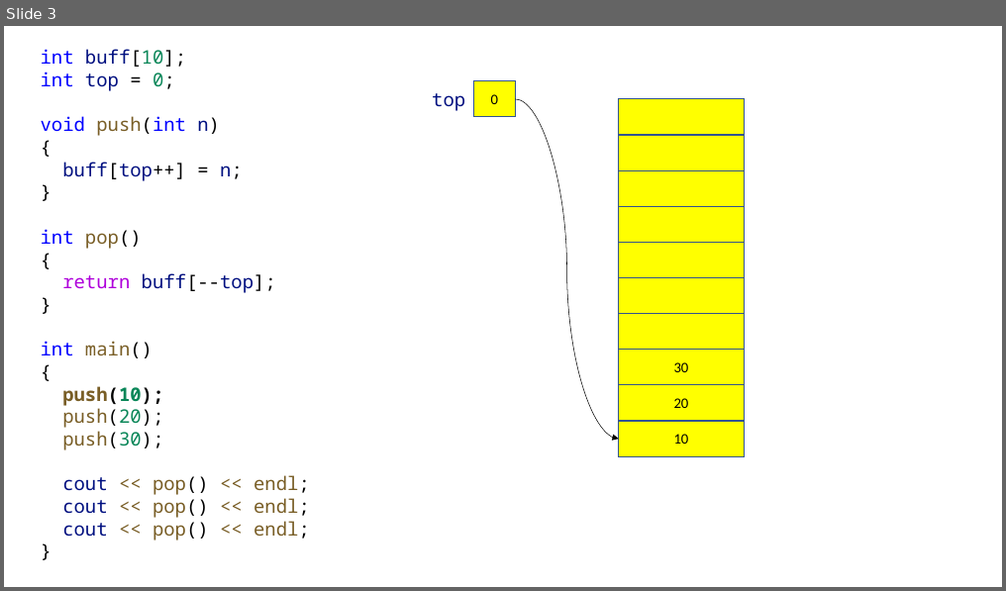
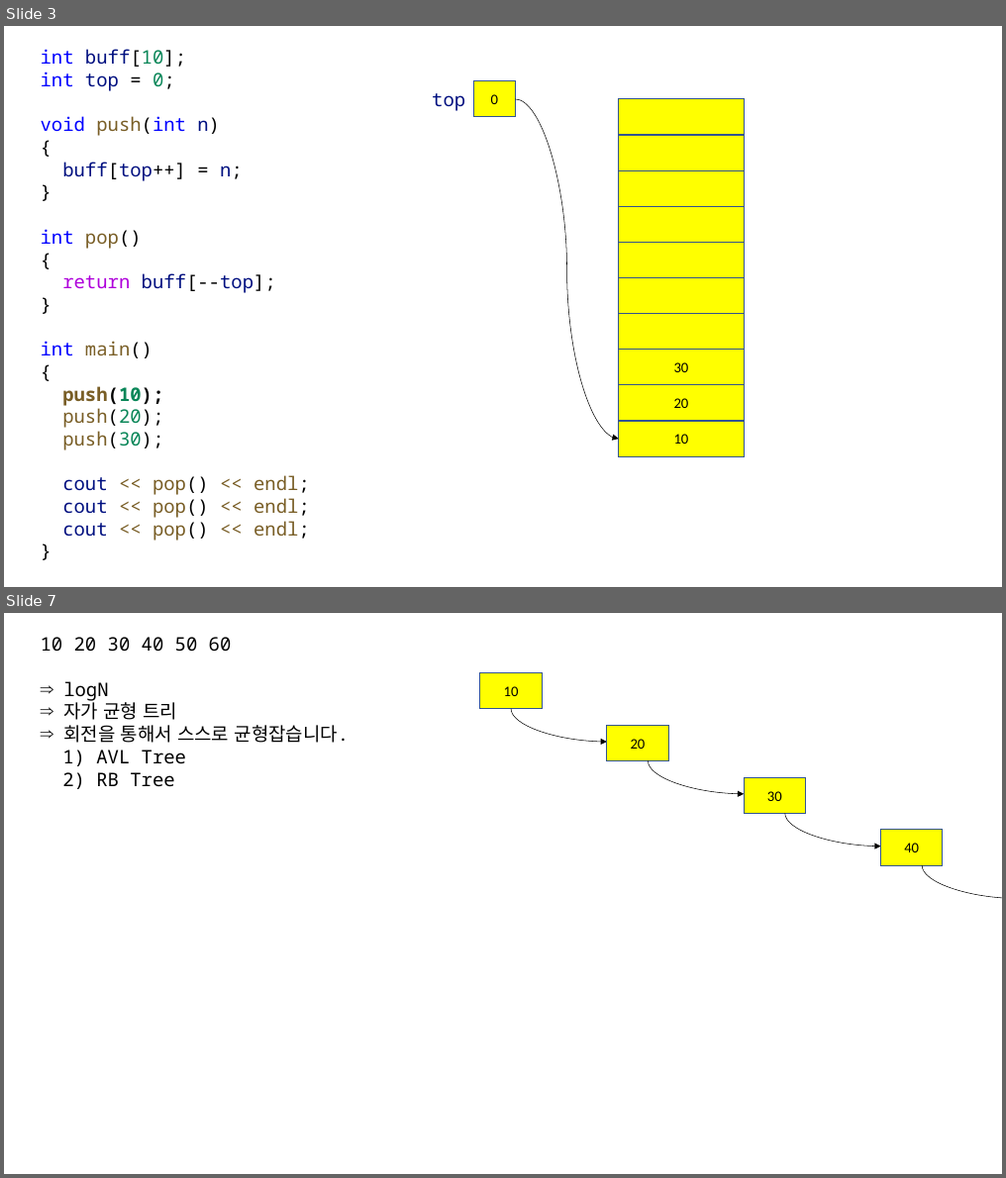
Before and after one commit to yoondev-classroom/hyundai_220510, a slide deck: cpp/220517.pptx. Shown one above the other, each under a label of ours: slide 3 before the commit, slides 3 and 7 after it; the slides between them are not shown. The pictures are 1006x591 and 1006x1178 pixels, drawn with LibreOffice and Linux fonts; fonts in the diff are those of the drawing. Boxes give left, top, right and bottom in pixels: in the first picture for what was removed or moved away, otherwise in the second. Text is boxed around its words. In the diff, an @@ line names an element or a change of style, - is before the commit and + after.

```diff
--- a/cpp/220517.pptx
+++ b/cpp/220517.pptx
@@ slide 7 added at (x1=4, y1=613, x2=1002, y2=1174), background #FFFFFF @@
@@ text added at (x1=41, y1=637, x2=350, y2=789), 18 pt, text #000000 @@
+10 20 30 40 50 60
+⇒ logN
+⇒ 자가 균형 트리
+⇒ 회전을 통해서 스스로 균형잡습니다.
+1) AVL Tree
+2) RB Tree
@@ rectangle added at (x1=480, y1=672, x2=542, y2=709), fill #FFFF00, outline #325491 1 pt, 14 pt, text #000000 @@
+10
@@ curved arrow added from (511, 709) to (607, 742), #000000 0.5 pt @@
@@ rectangle added at (x1=607, y1=725, x2=668, y2=761), fill #FFFF00, outline #325491 1 pt, 14 pt, text #000000 @@
+20
@@ curved arrow added from (648, 761) to (744, 794), #000000 0.5 pt @@
@@ rectangle added at (x1=744, y1=777, x2=805, y2=814), fill #FFFF00, outline #325491 1 pt, 14 pt, text #000000 @@
+30
@@ curved arrow added from (785, 814) to (880, 847), #000000 0.5 pt @@
@@ rectangle added at (x1=880, y1=830, x2=943, y2=866), fill #FFFF00, outline #325491 1 pt, 14 pt, text #000000 @@
+40
@@ curved arrow added from (922, 865) to (1002, 899), #000000 0.5 pt @@
```
Also in this commit, not shown: 4 other slides added, 1 other file.
